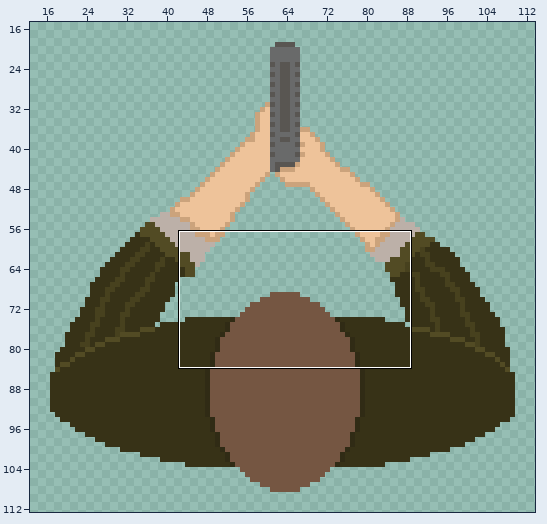
Two versions of one pixel-art file, game/assets/aesprite_files/anton.aseprite. Above, an overview of the earlier version with the close-up marked.
Close-up. Before the edit:
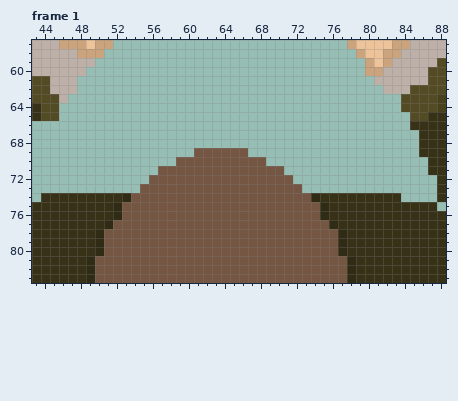
128x128 pixels, 1 frame. Shown: frame 1: x 43..88, y 57..83. The wide view leaves out empty margins. The commit also changed other frames or places, which this record leaves out.
The same view after the edit:
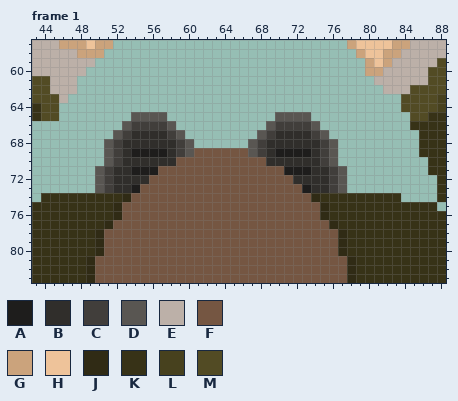
Palette (. is transparent): A #1e1d1c  B #302e2b  C #413e3b  D #595652  E #bcb0a8  F #755642  G #cba37c  H #eec39a  J #302b15  K #373217  L #47411e  M #524b24
The exact change:
layer "Anton/Feet" added
--- frame 1, layer "Anton/Feet"
@@ x 48..79 @@
 64 ................................
-65 ................................
-66 ................................
-67 ................................
-68 ................................
-69 .............FFFFFF.............
-70 ...........FFFFFFFFFF...........
-71 .........FFFFFFFFFFFFFF.........
-72 ........FFFFFFFFFFFFFFFF........
-73 .......FFFFFFFFFFFFFFFFFF.......
+65 ......DDDD............DDDD......
+66 .....DCCCCD..........DCCCCD.....
+67 ....DCBBBBCD........DCBBBBCD....
+68 ...DCBBBBBBCD......DCBBBBBBCD...
+69 ...DCBAAAABCDFFFFFFDCBAAAABCD...
+70 ...DCBBBBBBFFFFFFFFFFBBBBBBCD...
+71 ..DCBBAAAFFFFFFFFFFFFFFAAABBCD..
+72 ..DCBBBBFFFFFFFFFFFFFFFFBBBBCD..
+73 ..DCBBAFFFFFFFFFFFFFFFFFFABBCD..
 74 KKKKKJFFFFFFFFFFFFFFFFFFFFJKKKKK
